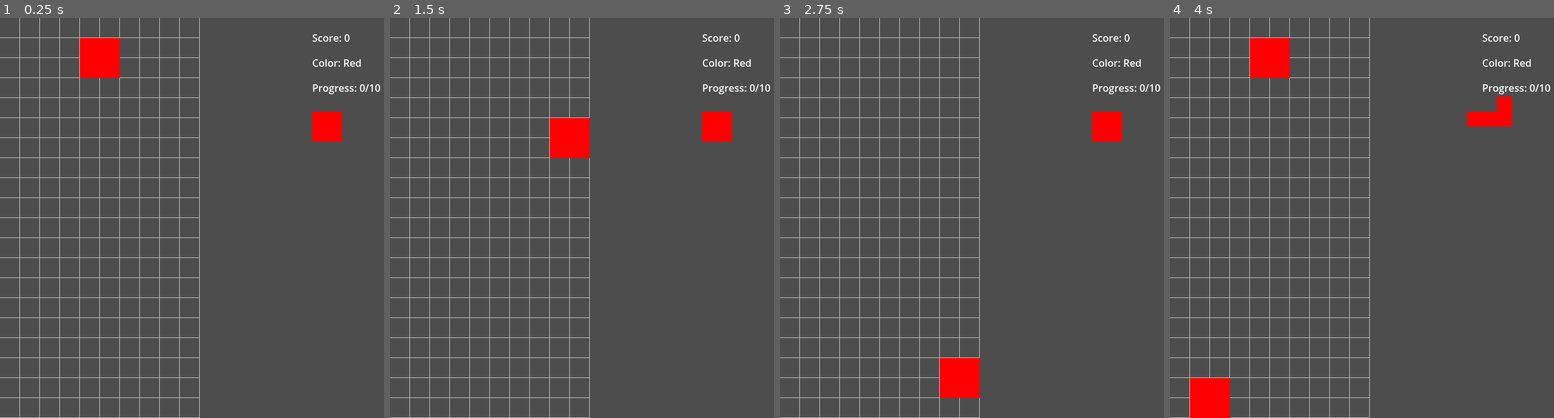
Above: before the commit, frames 1-4 (left to right).
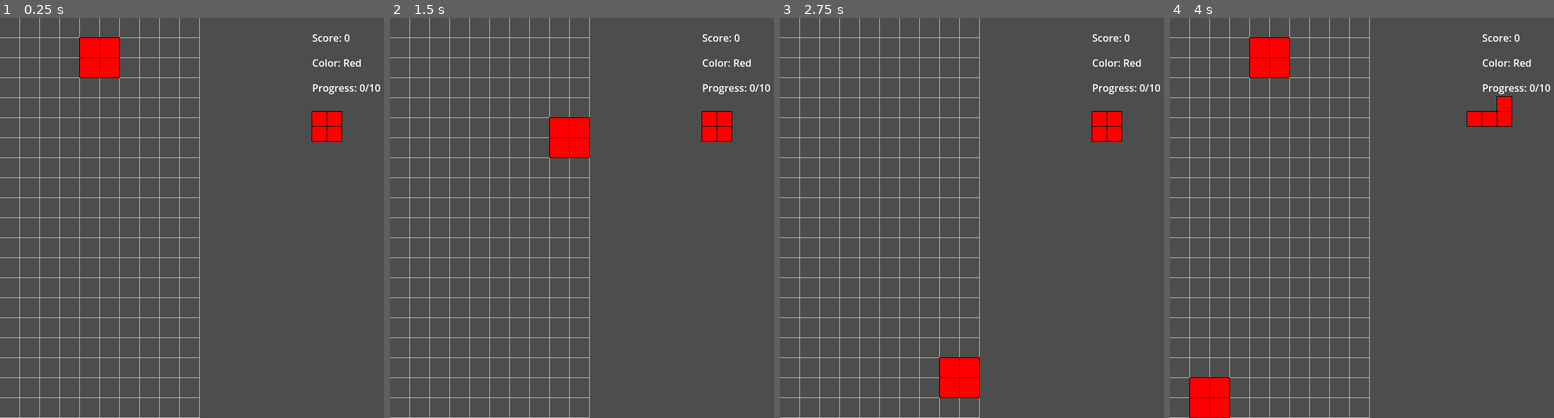
Above: after the commit, the same moments.

Repository: ChinZhengHong/Spectris
Game: Godot game, scene res://main.tscn
The game is run twice, just before and just after one commit, with the same random seed, the same clock (stepped at 60 frames per second) and the same inputs.
Inputs:
- Up to frame 1 (0.25 s): no input
- Up to frame 2 (1.5 s): tap Enter at 0.5 s; hold Right (ui_right) 0.53-1.28 s; tap Space at 1.25 s; hold Down (ui_down) from 1.28 s (still down)
- Up to frame 3 (2.75 s): release Down (ui_down) at 2.03 s; hold Right (ui_right) from 2.03 s (still down)
- Up to frame 4 (4 s): tap Enter at 2.75 s; release Right (ui_right) at 2.78 s; hold Up (ui_up) 2.78-3.53 s; tap Space at 3.5 s; hold Left (ui_left) from 3.53 s (still down)

The runs differ from the first frame. In frame 1, 0.2% of the frame differs, in the area x 20-90%, y 4-31%; in frame 2, 0.2%; in frame 3, 0.2%; in frame 4, 0.3%, in the area x 5-90%, y 4-100%.

Commit message:
add border for block

Diff:
--- a/board.gd
+++ b/board.gd
@@ -50,6 +50,7 @@
 			if grid[y][x] != -1:
 				var rect = Rect2(x * CELL_SIZE, y * CELL_SIZE, CELL_SIZE, CELL_SIZE)
 				draw_rect(rect, get_color_for_id(grid[y][x]))
+				draw_rect(rect, Color.BLACK, false, 1.0)
 
 # check the row
 func _is_row_full(y: int) -> bool:
--- a/current_piece.gd
+++ b/current_piece.gd
@@ -149,6 +149,7 @@
 		var cell = grid_position + block_offsets[i]
 		var rect = Rect2(cell.x * CELL_SIZE, cell.y * CELL_SIZE, CELL_SIZE, CELL_SIZE)
 		draw_rect(rect, board.get_color_for_id(block_colors[i]))
+		draw_rect(rect, Color.BLACK, false, 1.0)
 
 # input
 func _unhandled_input(event):
--- a/next_piece_review.gd
+++ b/next_piece_review.gd
@@ -17,3 +17,4 @@
 		var color_id = current_piece.next_colors[i]
 		var rect = Rect2(offset.x * CELL_SIZE, offset.y * CELL_SIZE, CELL_SIZE, CELL_SIZE)
 		draw_rect(rect, board.get_color_for_id(color_id))
+		draw_rect(rect, Color.BLACK, false, 1.0)
